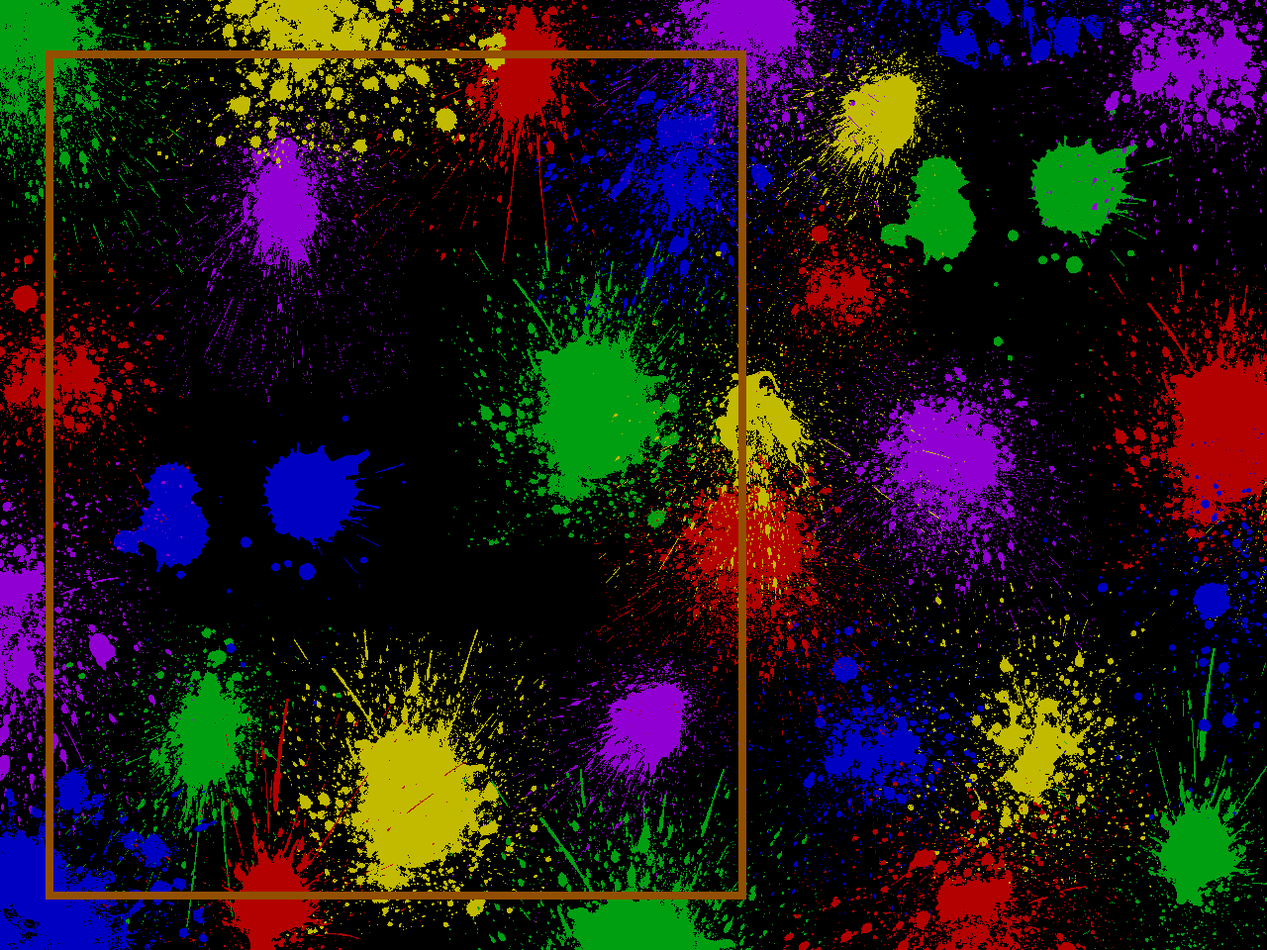
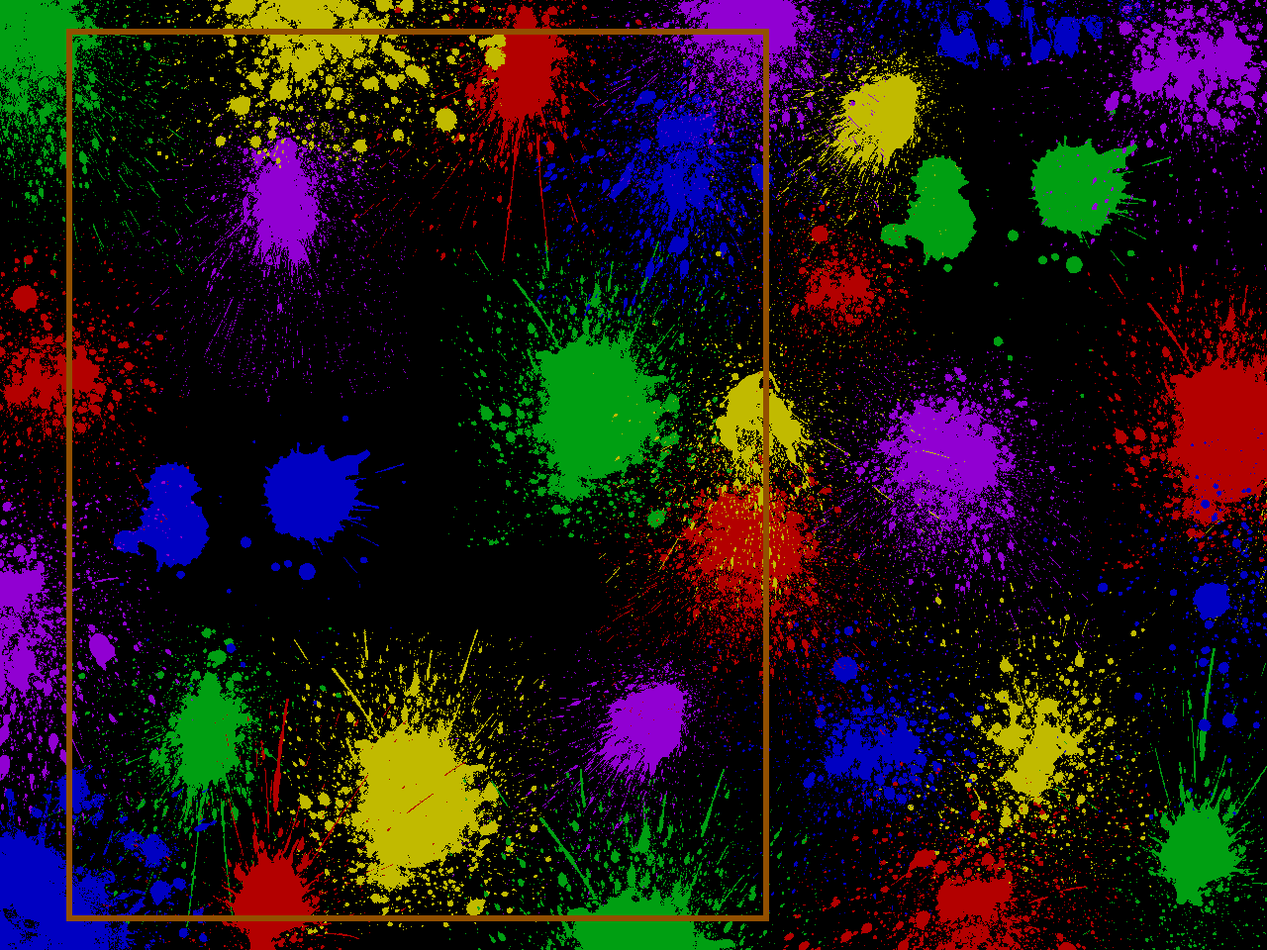
Layered file, before and after one edit (1267x950). Changes by layer:
painted on "ウィンドウの枠" over box(45, 28, 769, 922)
